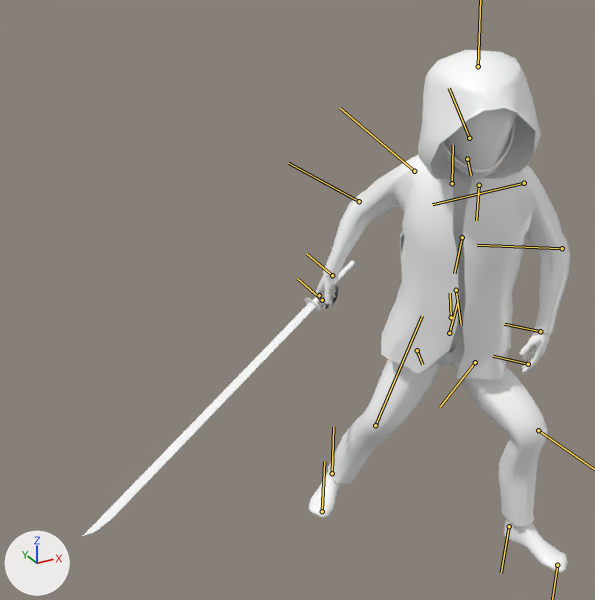
The FBX model Data/Models/Player/Animations/Attack.fbx, before and after one commit.
Camera for both pictures: a camera (50 mm lens) standing at (-1.64, -2.69, 1.99) and looking at (-0.4, -0.44, 0.86). Every picture has the same lights, and +X, +Y and +Z are marked at lower left. Both versions are drawn at frame 31 of the action 'attack'; the numbers are the values there. The bones that bend it are drawn over the model as lines.

The first picture shows 'katana', 'polySurface2'.
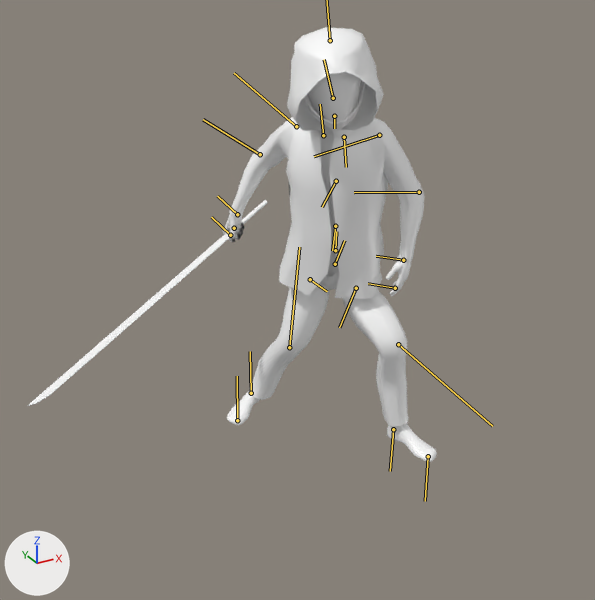
Edits to the scene script, one JSON object a line:
```json
{"block": "bone_joint1", "where": "bone_joint1 = bpy.data.objects['Armature'].pose.bones['joint1']"}
{"op": "set", "path": "bone_joint1.location", "old": "(9.1, -77.1, -2.2)", "new": "(-13.0, -5.8, -2.2)"}
{"block": "bone_joint17", "where": "bone_joint17 = bpy.data.objects['Armature'].pose.bones['joint17']  # child of 'joint16'"}
{"op": "set", "path": "bone_joint17.rotation_quaternion", "old": "(0.923, -0.138, -0.013, -0.359)", "new": "(0.918, -0.127, -0.011, -0.352)", "note": "degrees (-14, -7, -42) -> degrees (-13, -6, -41)"}
{"block": "bone_joint18", "where": "bone_joint18 = bpy.data.objects['Armature'].pose.bones['joint18']  # child of 'joint17'"}
{"op": "set", "path": "bone_joint18.rotation_quaternion", "old": "(0.959, 0.069, 0.252, -0.112)", "new": "(0.966, 0.06, 0.228, -0.1)", "note": "degrees (5, 30, -12) -> degrees (5, 27, -11)"}
{"block": "bone_joint22", "where": "bone_joint22 = bpy.data.objects['Armature'].pose.bones['joint22']  # child of 'joint21'"}
{"op": "set", "path": "bone_joint22.rotation_quaternion", "old": "(0.846, -0.115, 0.007, -0.52)", "new": "(0.846, -0.099, 0.011, -0.518)", "note": "degrees (-12, -6, -63) -> degrees (-10, -5, -63)"}
{"block": "bone_joint23", "where": "bone_joint23 = bpy.data.objects['Armature'].pose.bones['joint23']  # child of 'joint22'"}
{"op": "set", "path": "bone_joint23.rotation_quaternion", "old": "(0.949, 0.079, 0.278, -0.124)", "new": "(0.95, 0.076, 0.266, -0.119)", "note": "degrees (6, 33, -13) -> degrees (6, 32, -13)"}
{"block": "bone_joint8", "where": "bone_joint8 = bpy.data.objects['Armature'].pose.bones['joint8']  # child of 'joint7'"}
{"op": "set", "path": "bone_joint8.rotation_quaternion", "old": "(0.953, -0.072, -0.141, 0.257)", "new": "(0.938, -0.244, -0.085, 0.221)", "note": "degrees (-12, -13, 32) -> degrees (-30, -3, 27)"}
{"block": "bone_joint10", "where": "bone_joint10 = bpy.data.objects['Armature'].pose.bones['joint10']  # child of 'joint9'"}
{"op": "set", "path": "bone_joint10.rotation_quaternion", "old": "(0.976, 0.166, 0.065, 0.129)", "new": "(0.963, 0.163, -0.121, 0.165)", "note": "degrees (20, 5, 16) -> degrees (17, -17, 17)"}
{"block": "bone_joint12", "where": "bone_joint12 = bpy.data.objects['Armature'].pose.bones['joint12']  # child of 'joint7'"}
{"op": "set", "path": "bone_joint12.rotation_quaternion", "old": "(0.733, 0.406, -0.254, 0.484)", "new": "(0.761, 0.348, -0.242, 0.486)", "note": "degrees (33, -50, 51) -> degrees (25, -45, 55)"}
{"block": "bone_joint14", "where": "bone_joint14 = bpy.data.objects['Armature'].pose.bones['joint14']  # child of 'joint13'"}
{"op": "set", "path": "bone_joint14.rotation_quaternion", "old": "(0.996, 0.034, 0.078, -0.005)", "new": "(0.998, 0.052, 0.01, -0.001)", "note": "degrees (4, 9, 0) -> degrees (6, 1, 0)"}
{"block": "bone_joint26", "where": "bone_joint26 = bpy.data.objects['Armature'].pose.bones['joint26']"}
{"op": "set", "path": "bone_joint26.location", "old": "(50.2, -58.1, 35.5)", "new": "(52.8, -56.1, -40.2)"}
{"op": "set", "path": "bone_joint26.rotation_quaternion", "old": "(0.679, -0.12, -0.562, 0.457)", "new": "(0.654, -0.104, -0.565, 0.432)", "note": "degrees (-63, -41, 94) -> degrees (-66, -43, 96)"}
```

Changed parts and their boxes (x1, y1, x2, y2) in the pictures (595 x 600 px):
```json
{"object": "polySurface2", "change": "posed", "before": [309, 50, 570, 573], "after": [225, 27, 437, 462], "on screen": "19% narrower, 17% shorter"}
{"object": "katana", "change": "posed", "before": [82, 260, 355, 537], "after": [27, 200, 268, 406], "on screen": "12% narrower, 26% shorter"}
{"bone": "joint1", "before": "(451, 317) to (450, 293)", "after": "(335, 250) to (336, 231)"}
{"bone": "joint17", "before": "(414, 171) to (340, 108)", "after": "(296, 126) to (234, 73)"}
{"bone": "joint18", "before": "(359, 201) to (288, 163)", "after": "(260, 154) to (203, 119)"}
{"bone": "joint22", "before": "(524, 183) to (432, 204)", "after": "(379, 135) to (314, 156)"}
{"bone": "joint23", "before": "(562, 248) to (477, 245)", "after": "(419, 192) to (354, 192)"}
{"bone": "joint8", "before": "(417, 350) to (422, 364)", "after": "(310, 279) to (327, 291)"}
{"bone": "joint10", "before": "(332, 473) to (333, 427)", "after": "(251, 393) to (250, 351)"}
{"bone": "joint12", "before": "(475, 362) to (440, 407)", "after": "(356, 288) to (339, 327)"}
{"bone": "joint14", "before": "(509, 526) to (501, 573)", "after": "(393, 429) to (390, 471)"}
{"bone": "joint26", "before": "(319, 295) to (317, 293)", "after": "(234, 228) to (232, 226)"}
```
